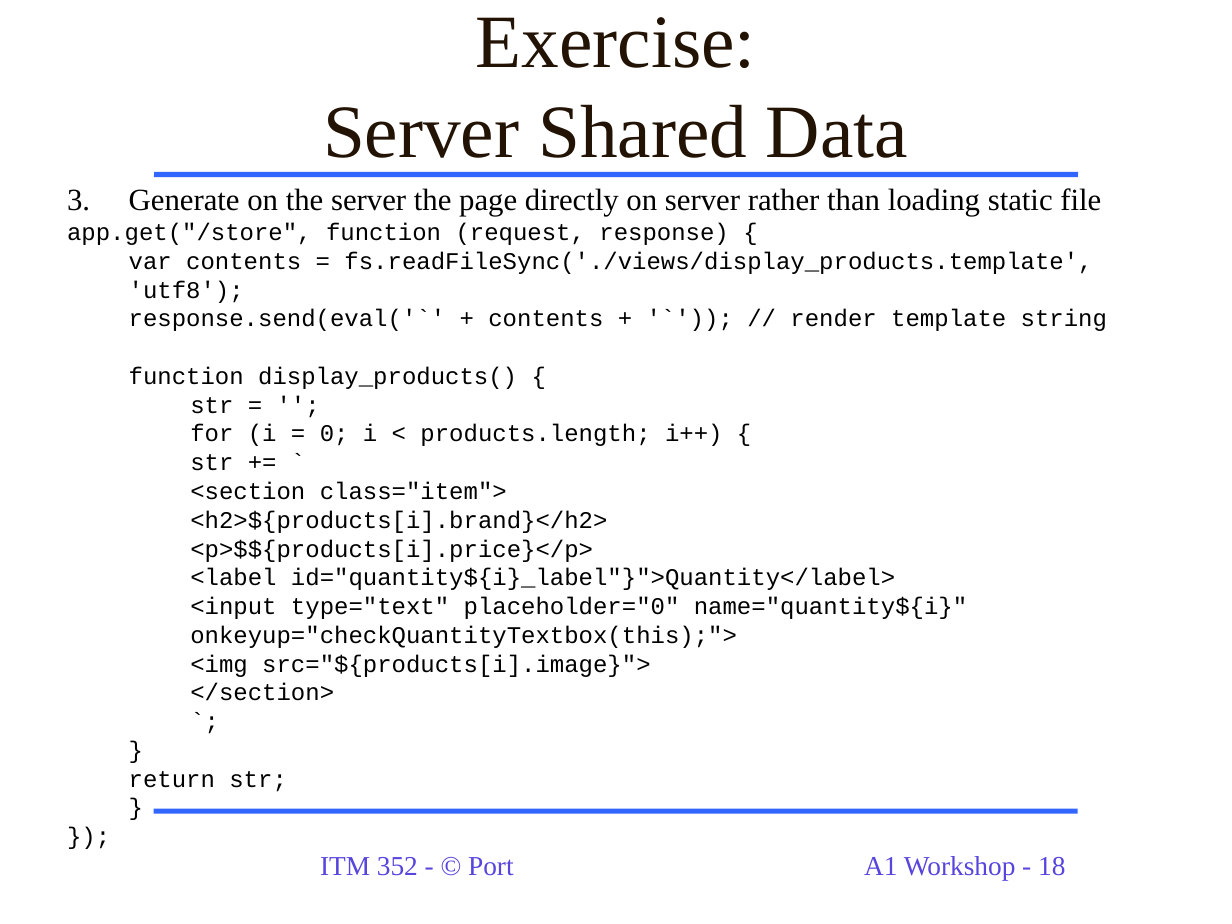
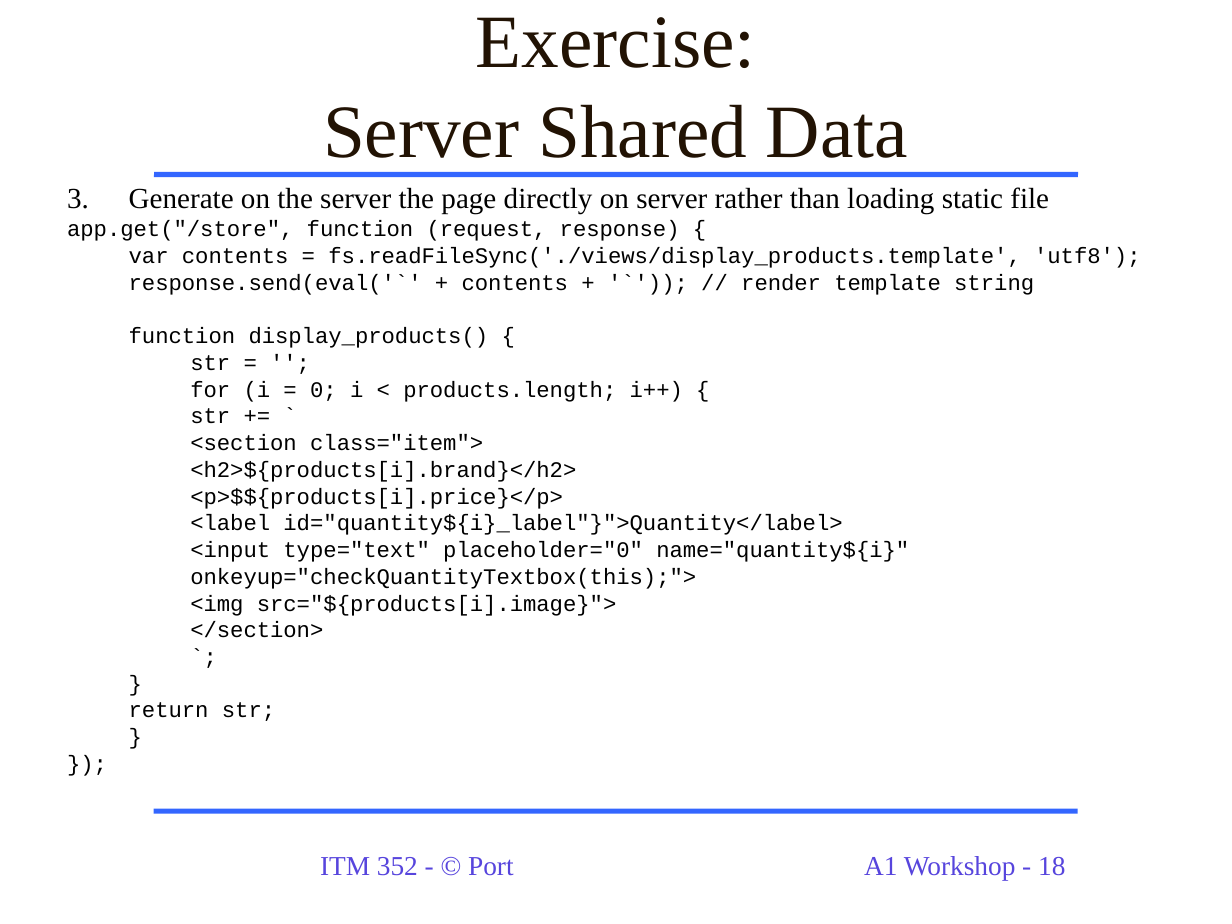
Before and after one commit to dport96/ITM352, a slide deck: slide 18 of morea/130.Assignment1/A1_Workshop_ITM352.ppt. Drawn at 1232x924 pixels with LibreOffice and Linux fonts; fonts in the diff are those of the drawing. Boxes give left, top, right and bottom in pixels: in the first picture for what was removed or moved away, otherwise in the second. Text is boxed around its words. In the diff, an @@ line names an element or a change of style, - is before the commit and + after.

```diff
--- a/morea/130.Assignment1/A1_Workshop_ITM352.ppt
+++ b/morea/130.Assignment1/A1_Workshop_ITM352.ppt
@@ text "Generate on the server the ..." at bbox=[67, 187, 1141, 721]: size 18 to 17 pt in "Generate on the server the page directly ..."; size 14 to 13 pt in "app.get("/store", function (request, response) {", "var contents = fs.readFileSync('./views/display_products.tem ...", "response.send(eval('`' + contents + '`')); // render ...", "function display_products() {" and 16 more places @@
```
Also in this commit, not shown: 4 other slides changed, 1 slide added, 1 slide removed, 1 other file.
